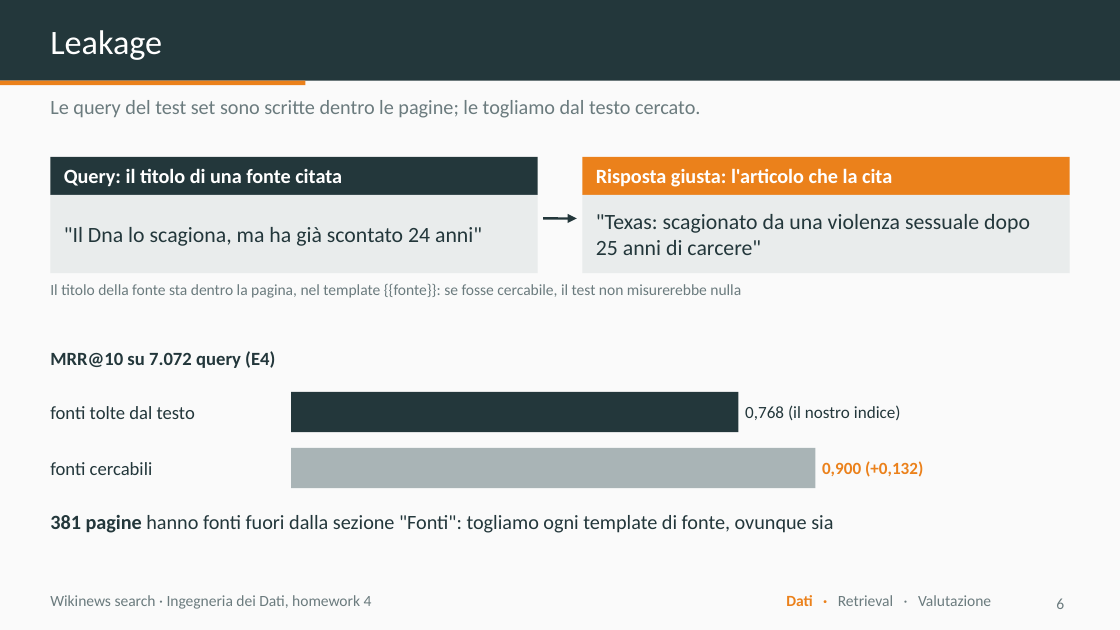
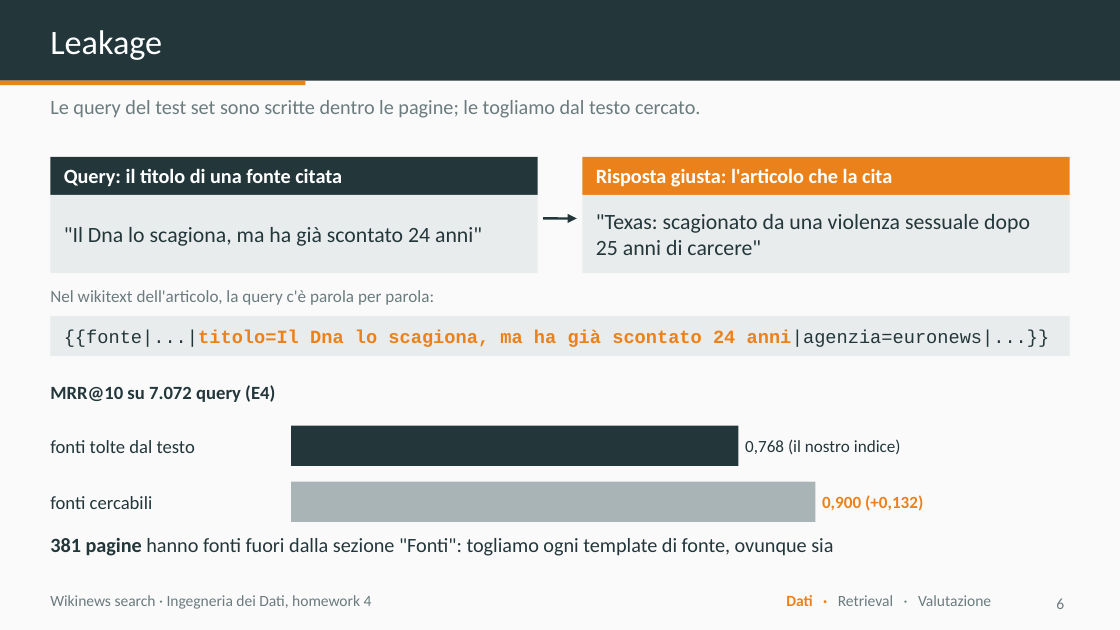
Before and after one commit to dnlsdn/wikinews-search, a slide deck: slide 6 of slides/wikinews-search.pptx. Drawn at 1120x630 pixels with LibreOffice and Linux fonts; fonts in the diff are those of the drawing. Boxes give left, top, right and bottom in pixels: in the first picture for what was removed or moved away, otherwise in the second. Text is boxed around its words. In the diff, an @@ line names an element or a change of style, - is before the commit and + after.

```diff
--- a/slides/wikinews-search.pptx
+++ b/slides/wikinews-search.pptx
@@ text at (50,290,434,305): text changed; size 10 to 11 pt @@
-Il titolo della fonte sta dentro la pagina, nel template {{fonte}}: se fosse cercabile, il test non misurerebbe nulla
+Nel wikitext dell'articolo, la query c'è parola per parola:
@@ rectangle added at (50,316,1070,356), fill #E9ECEC @@
@@ text added at (64,330,1050,347), 12 pt, text #EB811B, bold @@
+{{fonte|...|titolo=Il Dna lo scagiona, ma ha già scontato 24 anni|agenzia=euronews|...}}
@@ 5 texts, 2 rectangles: place and size @@
-5 texts, 2 rectangles at (50,351,923,488)
+5 texts, 2 rectangles at (50,385,923,522)
@@ text "381 pagine hanno fonti fuori ...": place and size @@
-text "381 pagine hanno fonti fuori ..." at (50,515,833,533)
+text "381 pagine hanno fonti fuori ..." at (50,538,833,556)
```
Also in this commit, not shown: 4 other slides changed, 5 other files.
